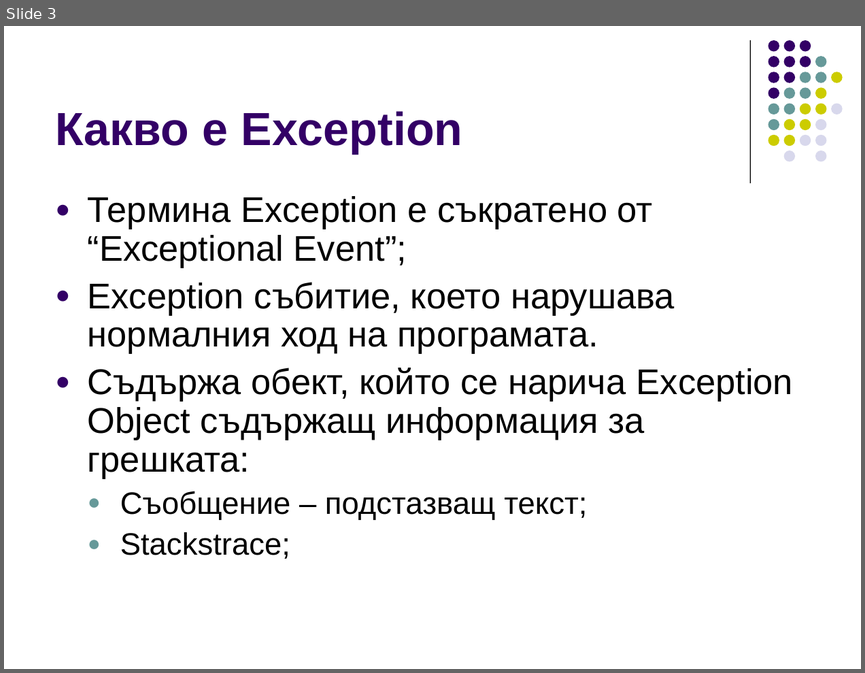
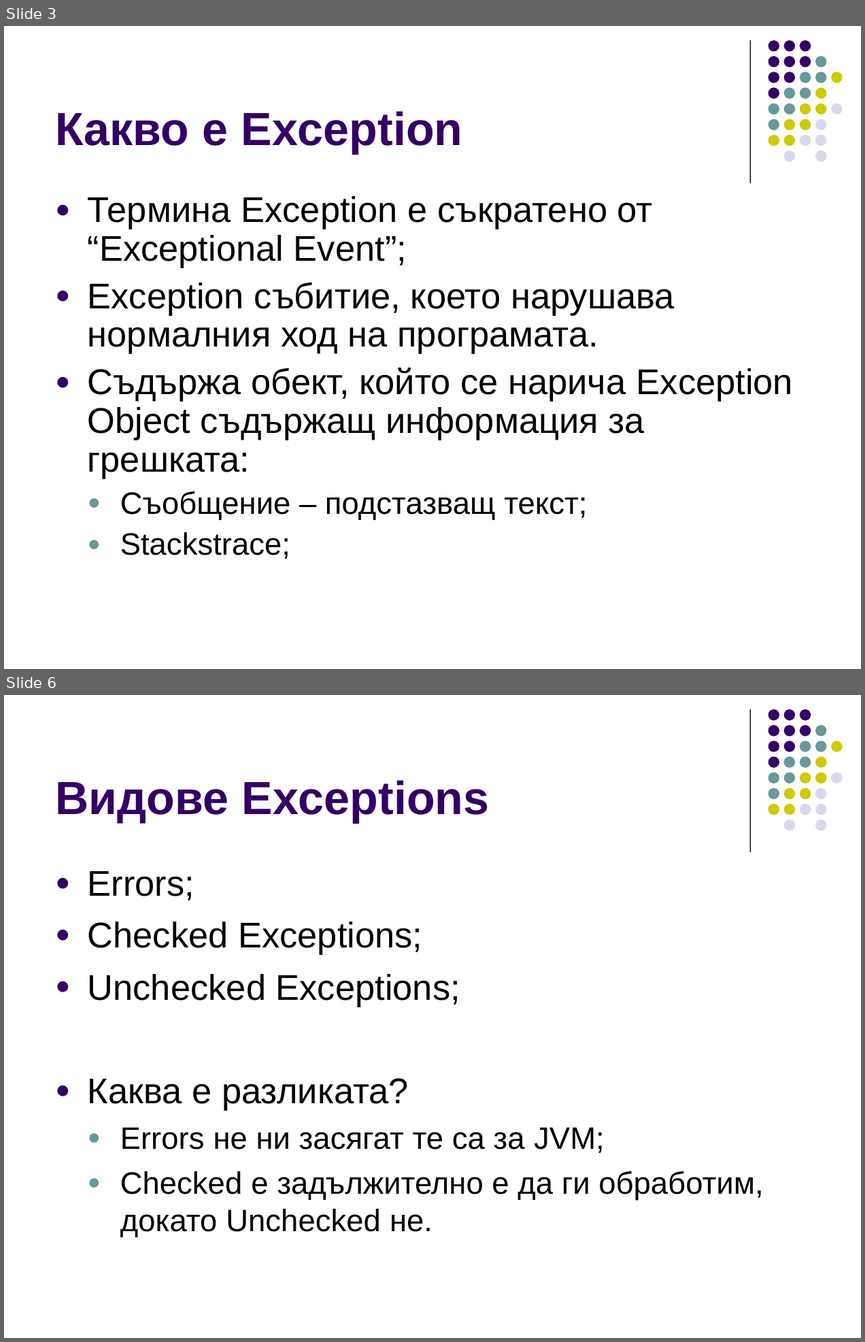
Before and after one commit to ivorusev/startup-factory-java-course, a slide deck: 3-Exceptions.ppt. Shown one above the other, each under a label of ours: slide 3 before the commit, slides 3 and 6 after it; the slides between them are not shown. The pictures are 865x673 and 865x1342 pixels, drawn with LibreOffice and Linux fonts; fonts in the diff are those of the drawing. Boxes give left, top, right and bottom in pixels: in the first picture for what was removed or moved away, otherwise in the second. Text is boxed around its words. In the diff, an @@ line names an element or a change of style, - is before the commit and + after.

Commit message:
some more slides for exceptions

```diff
--- a/3-Exceptions.ppt
+++ b/3-Exceptions.ppt
@@ slide 6 added at (4,695,861,1338), background #FFFFFF; not listed: 32 template elements that a slide beside it also shows @@
@@ title added at (55,780,490,822), 39 pt, text #330066, bold @@
+Видове Exceptions
@@ text added at (88,871,763,1237), 26 pt, text #000000 @@
+● Errors;
+● Checked Exceptions;
+● Unchecked Exceptions;
+● Каква е разликата?
+  ● Errors не ни засягат те са за JVM;
+  ● Checked е задължително е да ги обработим, докато Unchecked не.
```
Also in this commit, not shown: 1 slide changed, 8 other slides added, 1 slide removed.
